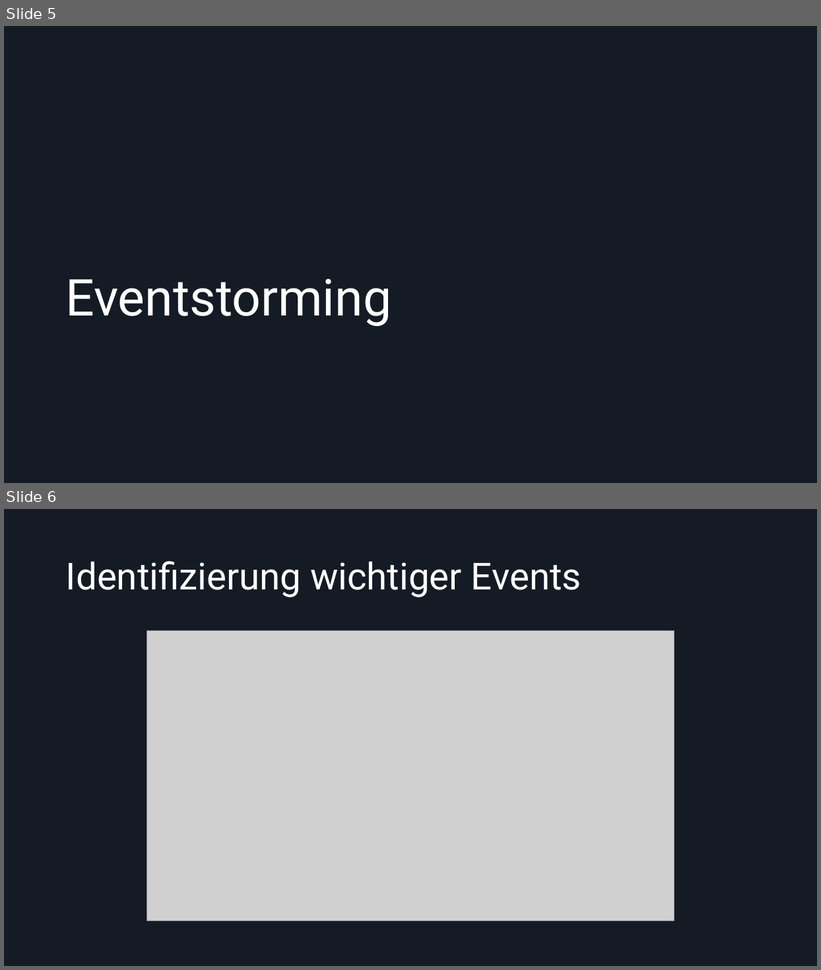
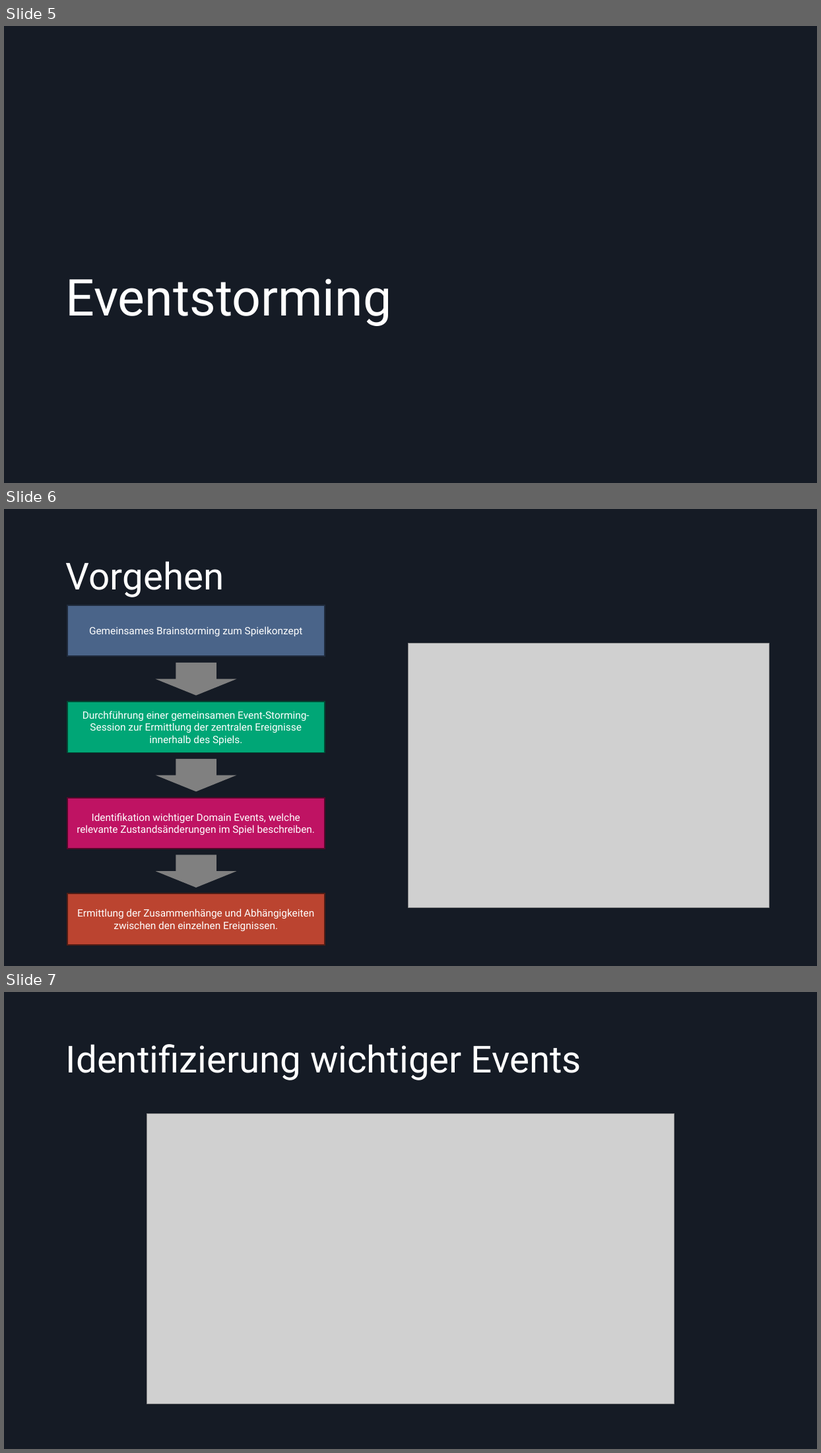
Before and after one commit to Dolokan/MSE_Roguelike, a slide deck: Moderne Softwareentwicklung Zwischenpräsentation.pptx. Shown one above the other, each under a label of ours: slides 5 and 6 before the commit, slides 5, 6 and 7 after it. The pictures are 821x970 and 821x1453 pixels, drawn with LibreOffice and Linux fonts; fonts in the diff are those of the drawing; grey boxes stand for pictures. Boxes give left, top, right and bottom in pixels: in the first picture for what was removed or moved away, otherwise in the second. Text is boxed around its words. In the diff, an @@ line names an element or a change of style, - is before the commit and + after.

Commit message:
Folie 4,5,6 überarbeitet

```diff
--- a/Moderne Softwareentwicklung Zwischenpräsentation.pptx
+++ b/Moderne Softwareentwicklung Zwischenpräsentation.pptx
@@ slide 6 added at <box>4,509,817,966</box>, background #151B25 @@
@@ title added at <box>66,561,224,597</box>, 44 pt, text #FFFFFF @@
+Vorgehen
@@ rectangle added at <box>67,605,325,657</box>, fill #4A6489, outline #202C3C 1.5 pt, 12 pt, text #FFFFFF @@
+Gemeinsames Brainstorming zum Spielkonzept
@@ picture added at <box>409,643,770,908</box> @@
@@ down arrow added at <box>155,663,236,696</box>, fill #808080 @@
@@ rectangle added at <box>67,702,325,753</box>, fill #00A676, outline #004934 1.5 pt, 12 pt, text #FFFFFF @@
+Durchführung einer gemeinsamen Event-Storming-Session zur Ermittlung der zentralen Ereignisse innerhalb des Spiels.
@@ down arrow added at <box>155,759,236,792</box>, fill #808080 @@
@@ rectangle added at <box>67,798,325,850</box>, fill #BF1363, outline #54082B 1.5 pt, 12 pt, text #FFFFFF @@
+Identifikation wichtiger Domain Events, welche relevante Zustandsänderungen im Spiel beschreiben.
@@ down arrow added at <box>155,855,236,888</box>, fill #808080 @@
@@ rectangle added at <box>67,894,325,945</box>, fill #BB4430, outline #521E15 1.5 pt, 12 pt, text #FFFFFF @@
+Ermittlung der Zusammenhänge und Abhängigkeiten zwischen den einzelnen Ereignissen.
@@ what was slide 6 is now slide 7 @@
```
Also in this commit, not shown: 2 slides changed, 1 other file.
